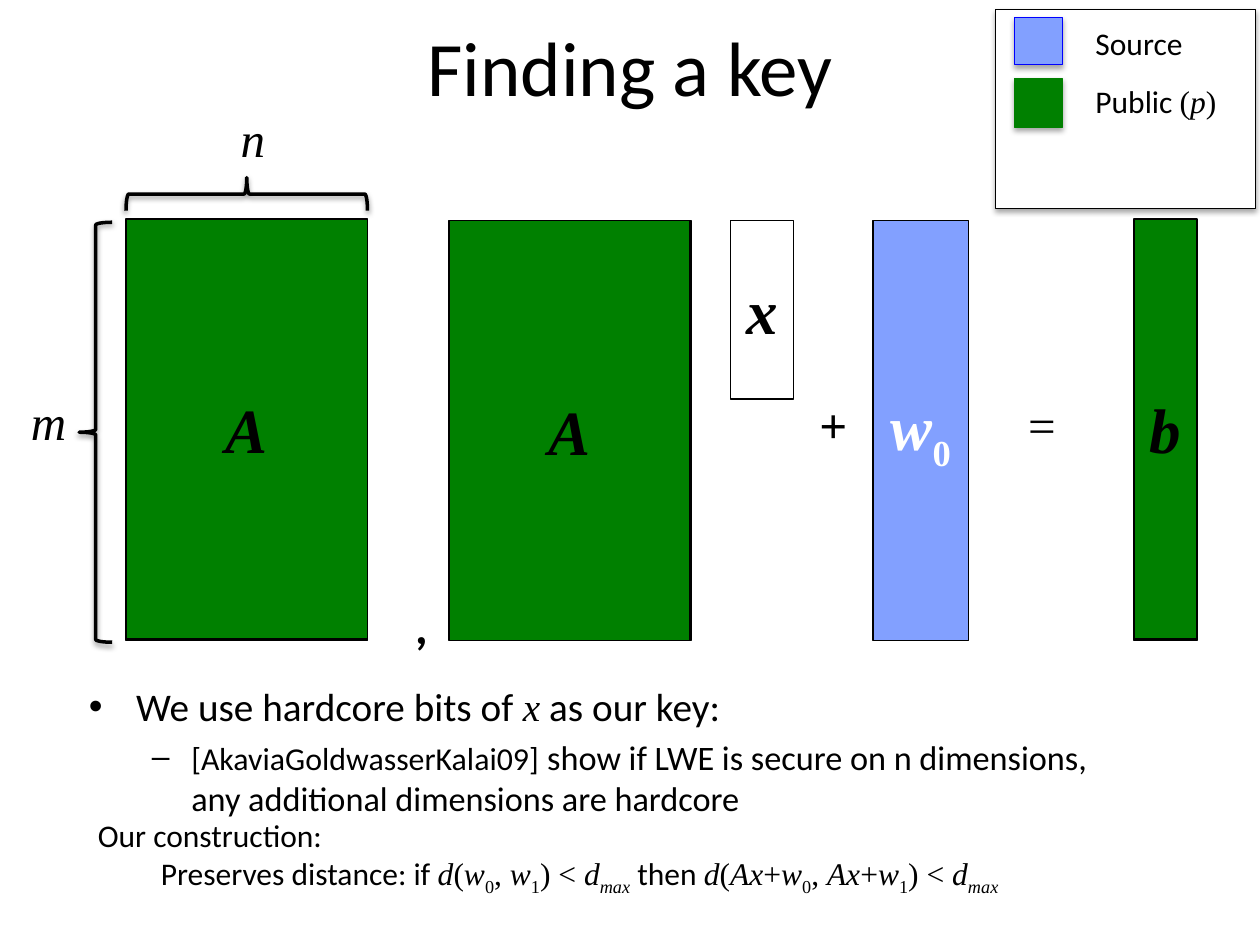
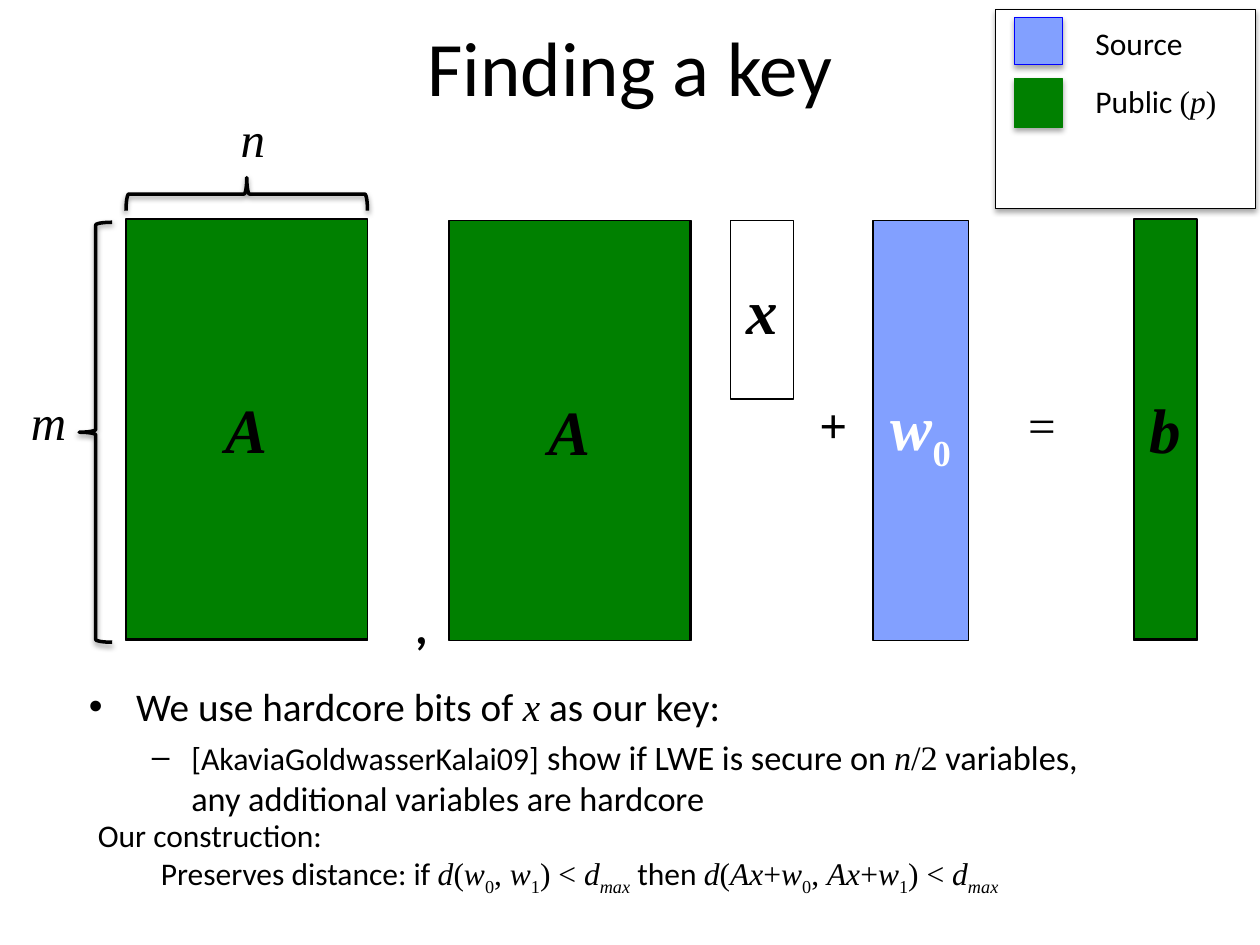
Before and after one commit to xianruimeng/comp-fuzzy-ext, a slide deck: slide 27 of ComputationalFuzzyExtractors.pptx. Drawn at 1260x945 pixels with LibreOffice and Linux fonts; fonts in the diff are those of the drawing. Boxes give left, top, right and bottom in pixels: in the first picture for what was removed or moved away, otherwise in the second. Text is boxed around its words. In the diff, an @@ line names an element or a change of style, - is before the commit and + after.

```diff
--- a/ComputationalFuzzyExtractors.pptx
+++ b/ComputationalFuzzyExtractors.pptx
@@ text at (191,746,1077,817): text changed @@
-  – [AkaviaGoldwasserKalai09] show if LWE is secure on n dimensions,
-    any additional dimensions are hardcore
+  – [AkaviaGoldwasserKalai09] show if LWE is secure on n/2 variables,
+    any additional variables are hardcore
```
Also in this commit, not shown: 18 other slides changed, 1 other file.
